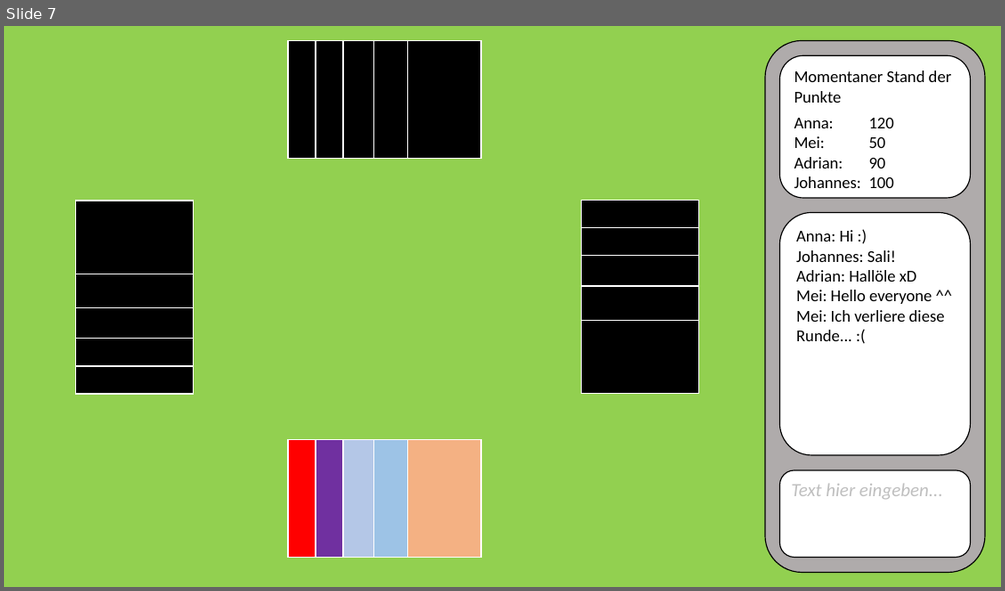
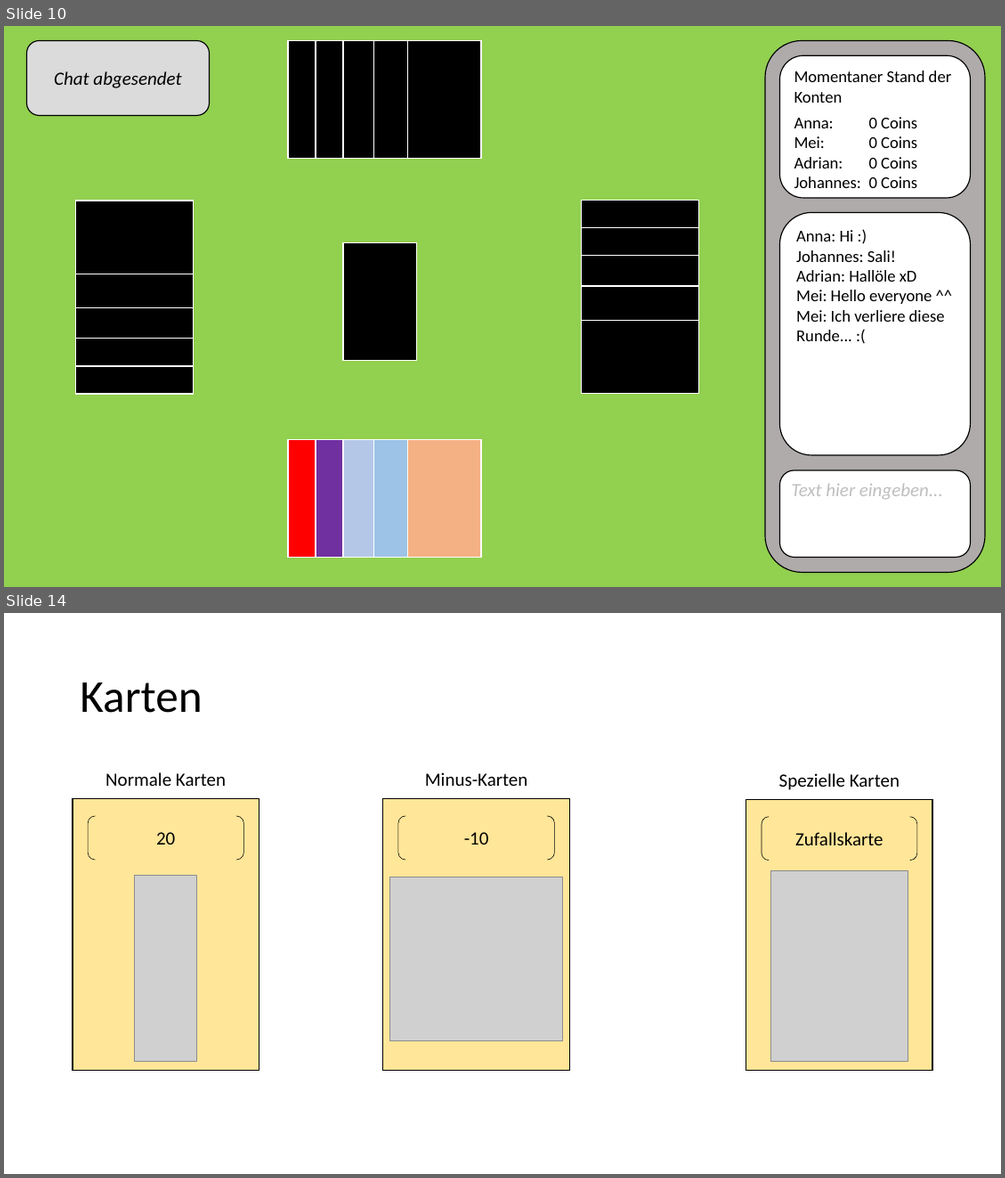
Before and after one commit to jnussbaum/TheBachelorsChaseGame, a slide deck: documents/Meilensteine/Meilenstein I/mockup.pptx. Shown one above the other, each under a label of ours: slide 7 before the commit, slides 10 and 14 after it; the slides between them are not shown. The pictures are 1005x591 and 1005x1178 pixels, drawn with LibreOffice and Linux fonts; fonts in the diff are those of the drawing; grey boxes stand for pictures. Boxes give left, top, right and bottom in pixels: in the first picture for what was removed or moved away, otherwise in the second. Text is boxed around its words. In the diff, an @@ line names an element or a change of style, - is before the commit and + after.

```diff
--- a/documents/Meilensteine/Meilenstein I/mockup.pptx
+++ b/documents/Meilensteine/Meilenstein I/mockup.pptx
@@ slide 14 added at [4, 613, 1001, 1174], background #FFFFFF @@
@@ title added at [80, 682, 202, 713], 44 pt, text #000000 @@
+Karten
@@ group added at [73, 772, 259, 1070]: 1 rectangle, 1 picture, 1 bracket pair, 1 text @@
+20
+Normale Karten
@@ group added at [383, 772, 570, 1070]: 1 rectangle, 1 bracket pair, 1 text, 1 picture @@
+-10
+Minus-Karten
@@ group added at [746, 773, 933, 1070]: 1 rectangle, 1 text, 1 bracket pair, 1 picture @@
+Spezielle Karten
+Zufallskarte
@@ what was slide 7 is now slide 10 @@
@@ slide 10 changed as well @@
@@ rounded rectangle added at [26, 41, 209, 116], fill #DBDBDB, outline #000000 1 pt, 18 pt, text #000000, italic @@
+Chat abgesendet
@@ text in rounded rectangle at [794, 70, 952, 188]: text changed @@
-Momentaner Stand der Punkte
-Anna: 120
-Mei: 50
-Adrian: 90
-Johannes: 100
+Momentaner Stand der Konten
+Anna: 0 Coins
+Mei: 0 Coins
+Adrian: 0 Coins
+Johannes: 0 Coins
@@ rectangle added at [343, 243, 417, 361], fill #000000, outline #FFFFFF 1 pt @@
```
Also in this commit, not shown: 6 other slides changed, 7 other slides added.
